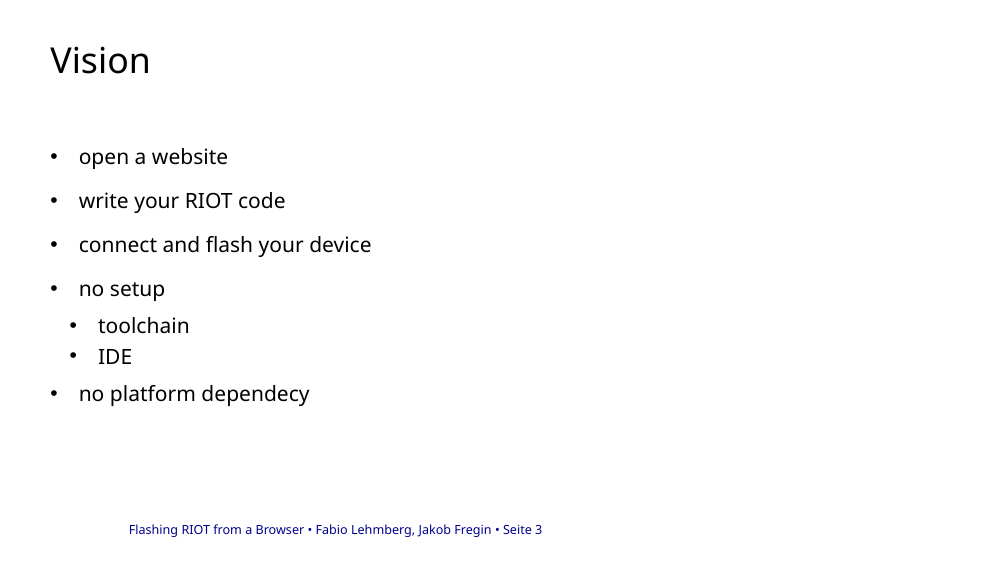
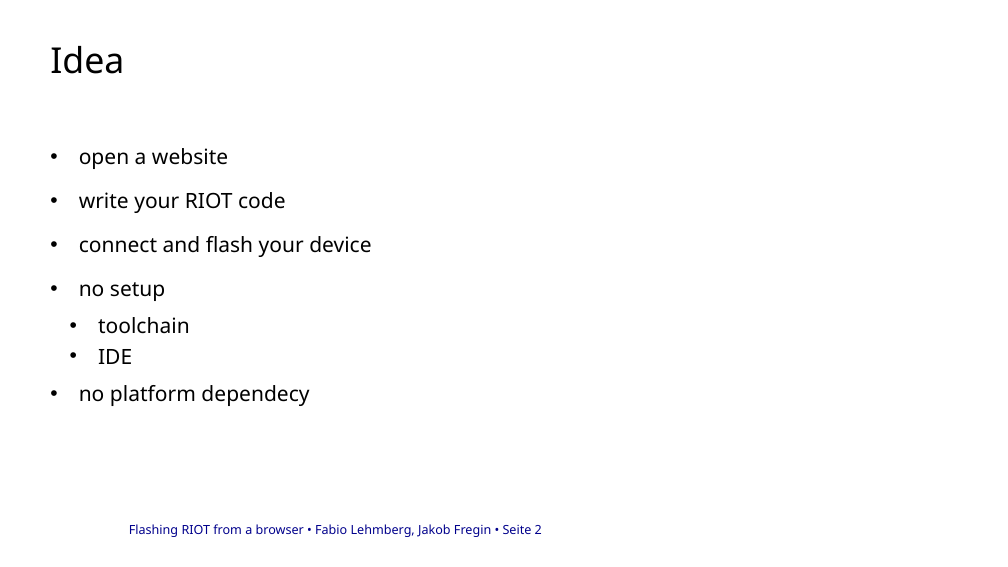
Before and after one commit to cheater78/RIOT-WebEditor, a slide deck: slide 2 of docs/project-log/RIoTPresentation.pptx (slide 3 before the commit). Drawn at 1008x567 pixels with LibreOffice and Linux fonts; fonts in the diff are those of the drawing; background and template pictures are left out. Boxes give left, top, right and bottom in pixels: in the first picture for what was removed or moved away, otherwise in the second. Text is boxed around its words. In the diff, an @@ line names an element or a change of style, - is before the commit and + after.

```diff
--- a/docs/project-log/RIoTPresentation.pptx
+++ b/docs/project-log/RIoTPresentation.pptx
@@ title at box(50, 46, 124, 74): text changed @@
-Vision
+Idea
@@ text at box(129, 524, 542, 537): text changed @@
-Flashing RIOT from a Browser • Fabio Lehmberg, Jakob Fregin • Seite 3
+Flashing RIOT from a browser • Fabio Lehmberg, Jakob Fregin • Seite 2
```
Also in this commit, not shown: 7 other slides changed, 1 slide added, 9 slides removed, 1 other file.
